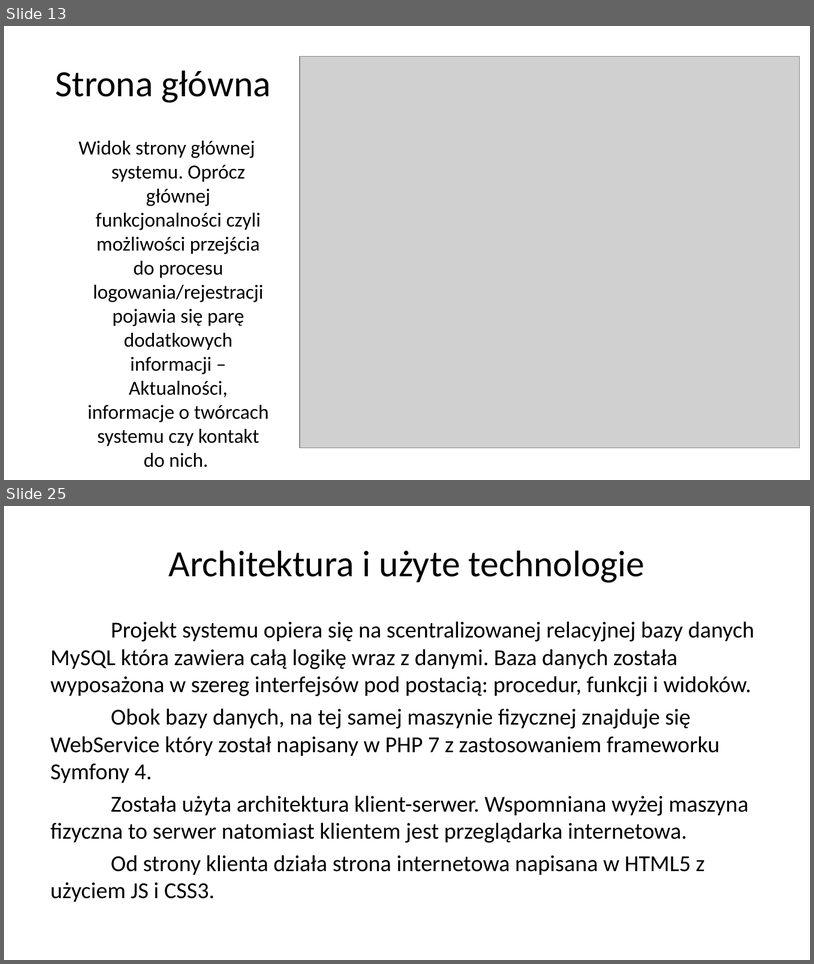
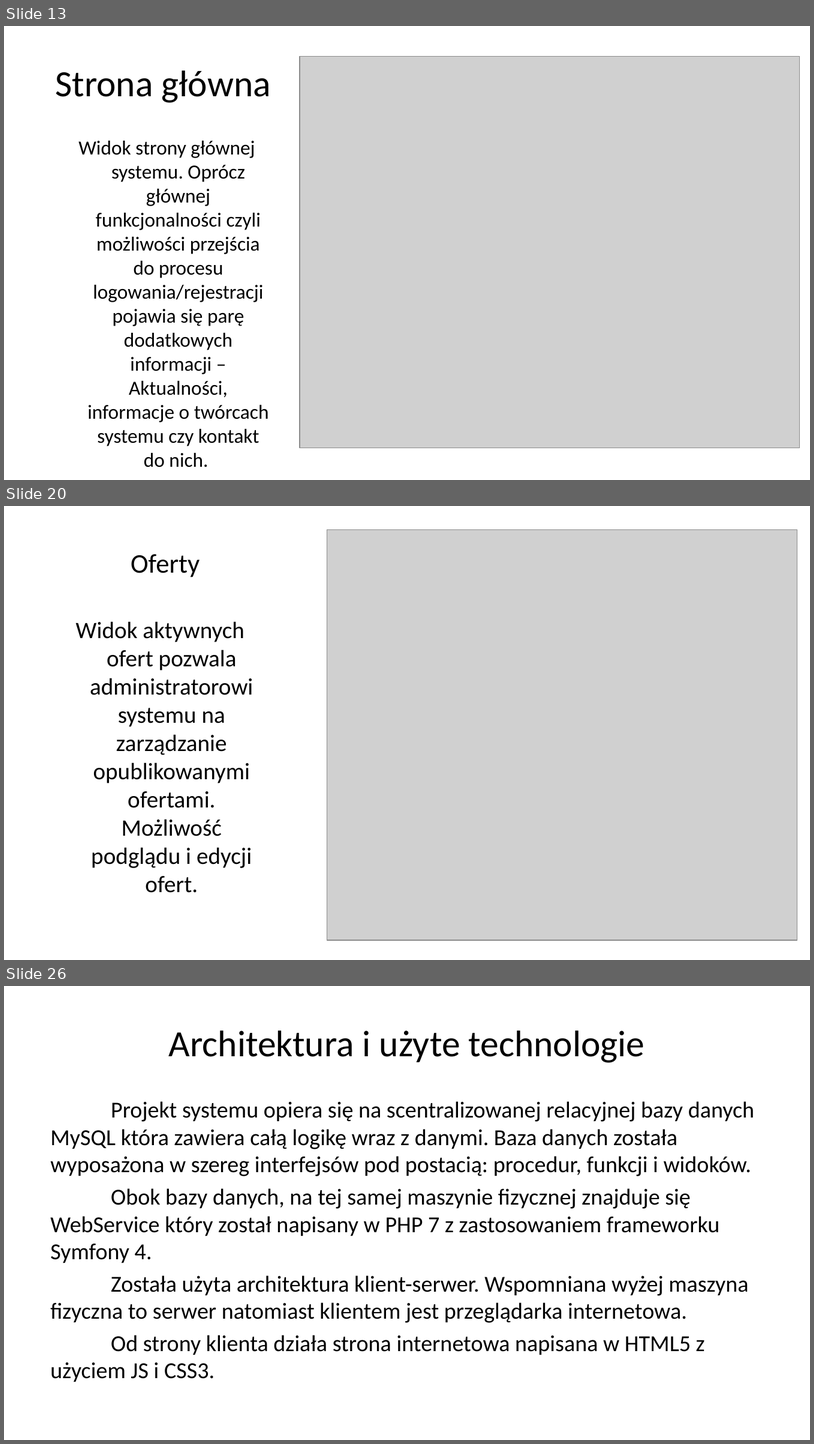
Before and after one commit to bjj-project/accommodation_announcements_documentation, a slide deck: accommodation_announcements_presentation.pptx. Shown one above the other, each under a label of ours: slides 13 and 25 before the commit, slides 13, 20 and 26 after it; the slides between them are not shown. The pictures are 814x964 and 814x1444 pixels, drawn with LibreOffice and Linux fonts; fonts in the diff are those of the drawing; grey boxes stand for pictures; background and template pictures are left out. Boxes give left, top, right and bottom in pixels: in the first picture for what was removed or moved away, otherwise in the second. Text is boxed around its words. In the diff, an @@ line names an element or a change of style, - is before the commit and + after.

Commit message:
Opis widoków, korekta błędów językowych

```diff
--- a/accommodation_announcements_presentation.pptx
+++ b/accommodation_announcements_presentation.pptx
@@ slide 20 added at box(4, 506, 810, 960), background picture (left out) @@
@@ picture added at box(327, 530, 797, 940) @@
@@ title added at box(131, 554, 200, 577), 24 pt, text #000000 @@
+Oferty
@@ text added at box(76, 621, 253, 892), 21 pt, text #000000 @@
+Widok aktywnych ofert pozwala administratorowi systemu na zarządzanie opublikowanymi ofertami. Możliwość podglądu i edycji ofert.
@@ what was slide 25 is now slide 26 @@
```
Also in this commit, not shown: 8 slides changed, 6 other slides added, 6 slides removed.
